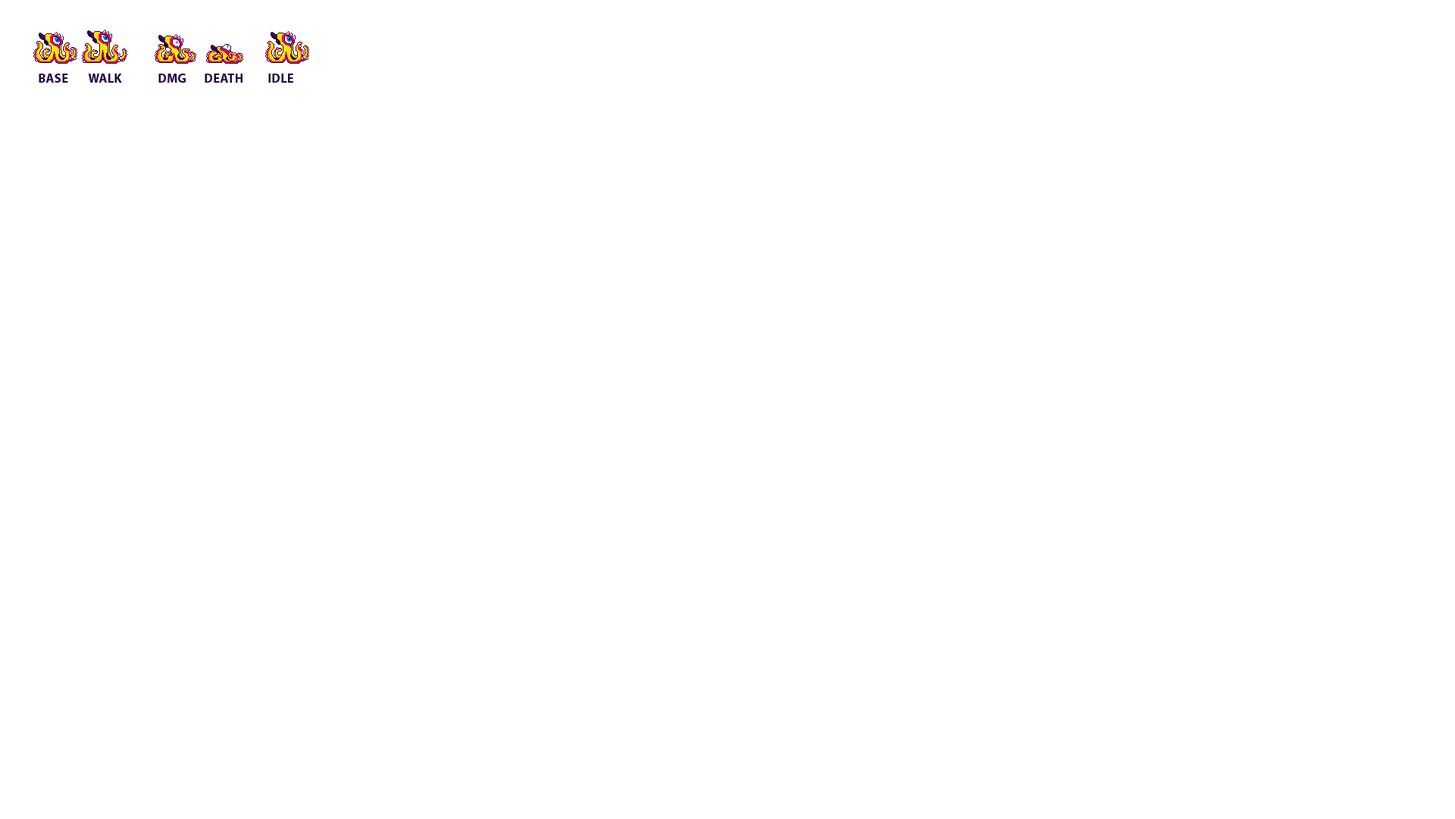
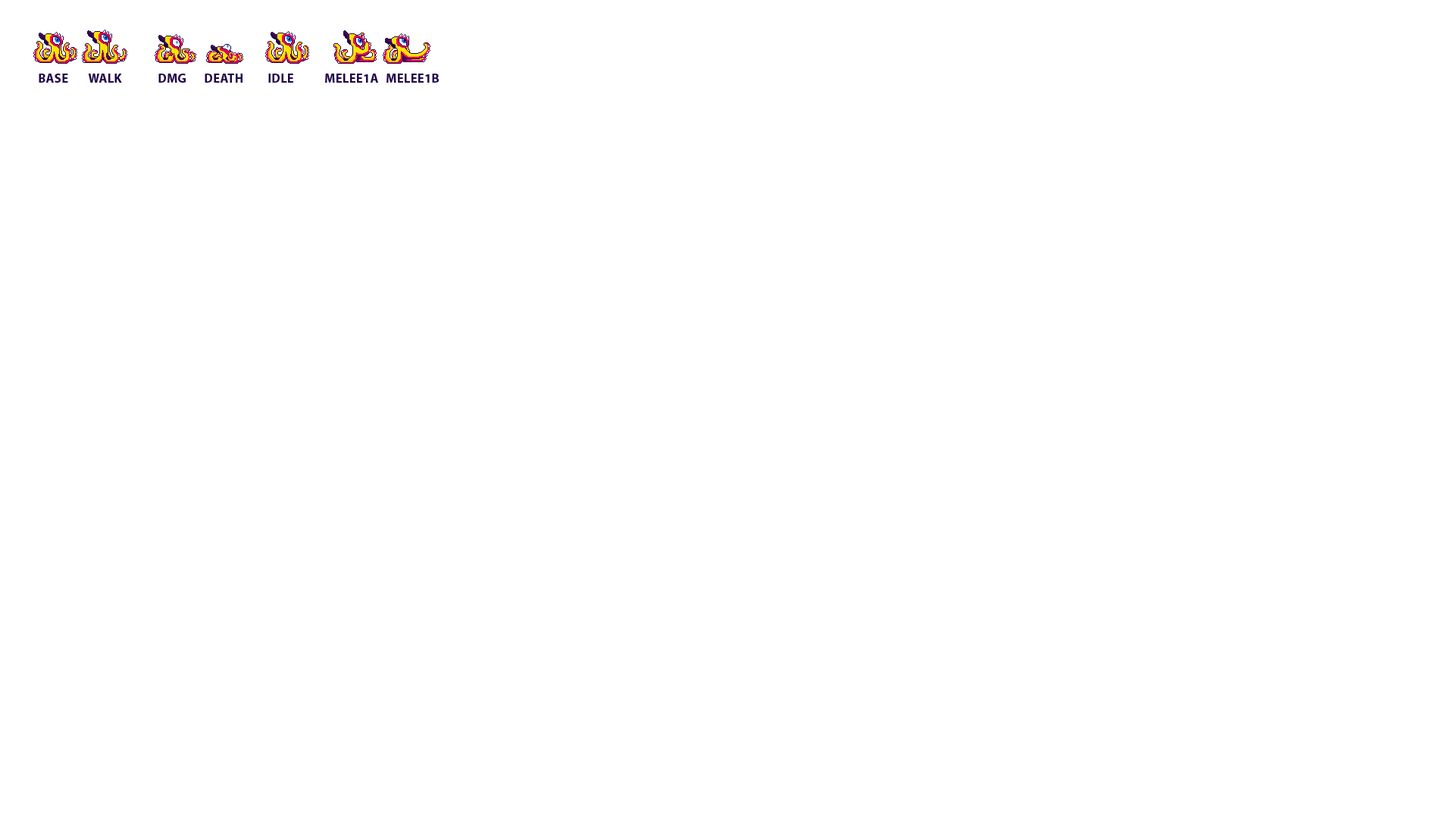
Layer changes from the first 1455px x 819px image to the second:
added layer "Layer 8" in group "Artboard 1" over [333, 30, 431, 64]
added layer "melee1B" in group "Artboard 1" over [386, 73, 439, 83]
added layer "melee1a" in group "Artboard 1" over [325, 73, 379, 83]
